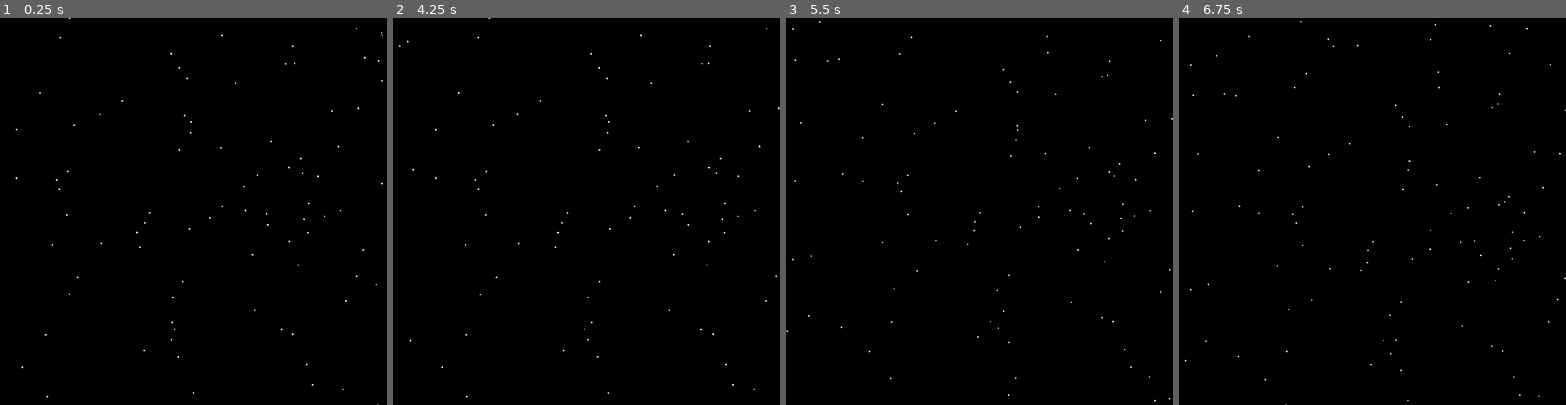
Above: before the commit, frames 1-4 (left to right).
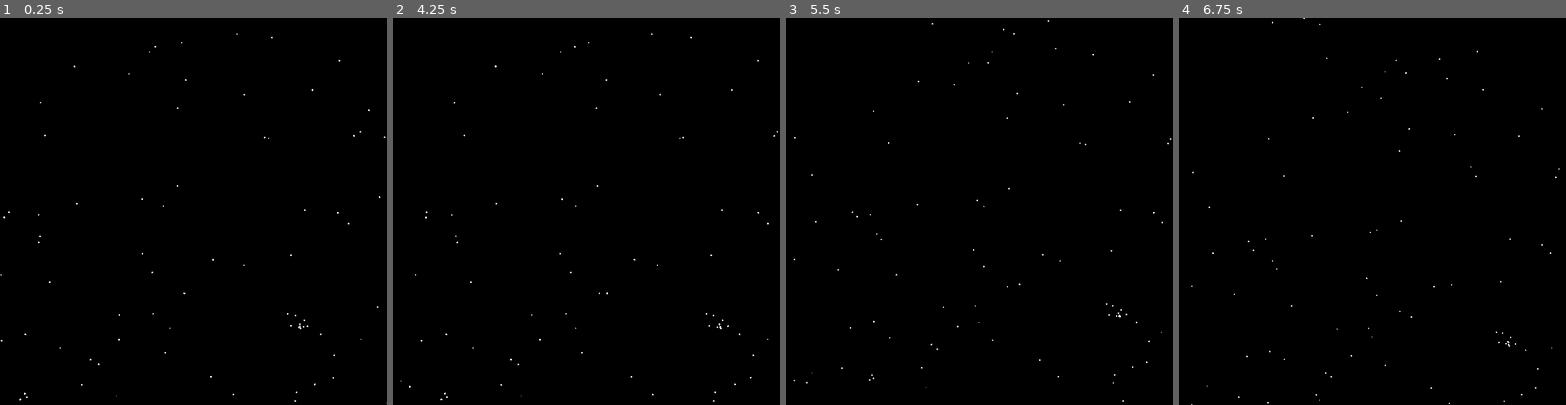
Above: after the commit, the same moments.

Repository: dj-ryan/sat-sight-view
Game: Godot game, scene res://sat-sight-view.tscn
The game is run twice, just before and just after one commit, with the same random seed, the same clock (stepped at 60 frames per second) and the same inputs.
Inputs (mouse positions are in pixels of both pictures, inside the frame that each line leads up to):
- Up to frame 1 (0.25 s): no input
- Up to frame 2 (4.25 s): tap Enter at 0.5, 2, 3.5 s; move the mouse to (671, 192) at 0.52 s; hold D 0.53-1.25 s; hold F6 (EndScan) 0.53-1.25 s; click (671, 192) at 0.67 s; tap Space at 1.25, 2.75 s; drag from (509, 230) to (567, 288) at 1.27 s; move the mouse to (625, 126) at 2.02 s; hold D 2.03-2.75 s; tap E at 2.1 s; drag from (567, 288) to (470, 153) at 2.77 s; move the mouse to (702, 269) at 3.52 s; hold A from 3.53 s (still down); tap Q at 3.6 s; tap F3 (ToggleMovment) at 4.15 s
- Up to frame 3 (5.5 s): release A at 4.25 s; drag from (863, 153) to (921, 114) at 4.27 s; tap Space at 5 s; move the mouse to (998, 211) at 5.02 s; hold S from 5.03 s (still down); hold F6 (EndScan) from 5.03 s (still down); click (998, 211) at 5.17 s
- Up to frame 4 (6.75 s): release S at 5.75 s; release F6 (EndScan) at 5.75 s; drag from (1314, 114) to (1295, 230) at 5.77 s; move the mouse to (1457, 192) at 6.52 s; hold W from 6.53 s (still down); tap E at 6.6 s

The runs differ from the first frame. In frame 1, 0.2% of the frame differs, in the area x 0-100%, y 0-100%; in frame 2, 0.2%; in frame 3, 0.2%; in frame 4, 0.2%.
Error before the commit: Invalid access of index '1' on a base object of type: 'PackedStringArray'. (res://sat-sight-view.gd:51)

Commit message:
updated functions and checked correctness

Diff:
--- a/camera.gd
+++ b/camera.gd
@@ -76,7 +76,7 @@
 		_update_movement(delta)
 
 func reset_camera():
-	transform = Transform3D()  # Reset to the origin
+	transform = Transform3D() # Reset to origin
 
 # Updates camera movement
 func _update_movement(delta):
--- a/sat-sight-view.gd
+++ b/sat-sight-view.gd
@@ -45,9 +45,12 @@
 	var file = FileAccess.open("res://data/camera_pos.csv", FileAccess.READ)
 	var _headers = file.get_csv_line(",")  # Get column names
 	while not file.eof_reached():
-		#var line = file.get_line().split(",")
+		# var line = file.get_line().split(",")
 		var line = file.get_csv_line(",")
 		#print(line)
+		# If there is a `Invalid get index '1' (on base: 'PackedStringArray').` Error on this line.
+		# Your CSV file has an extra line at the end of the file that gets added when opening in Excel
+		# Open with notepad and scroll to the last row and delete it.
 		camera_positions.append(Vector3(float(line[0]), float(line[1]), float(line[2])))
 	file.close()
 
--- a/sat-sight-view.tscn
+++ b/sat-sight-view.tscn
@@ -27,6 +27,7 @@
 script = ExtResource("1_8jpfl")
 
 [node name="Camera3D" type="Camera3D" parent="."]
+transform = Transform3D(-4.37114e-08, 0, -1, 0, 1, 0, 1, 0, -4.37114e-08, 0, 0, 0)
 fov = 15.0
 script = ExtResource("1_uymtd")
 
--- a/universe.gd
+++ b/universe.gd
@@ -31,6 +31,9 @@
 	multimesh.instance_count = star_count
 
 	for i in range(data["x"].size() - 1):
+		# If there is a Error on this line.
+		# Your CSV file has an extra line at the end of the file that gets added when opening in Excel
+		# Open with notepad and scroll to the last row and delete it.
 		multimesh.set_instance_color(i, Color(data["color"][i]))
 		var calc_x = float(data["x"][i])
 		var calc_y = float(data["y"][i])
